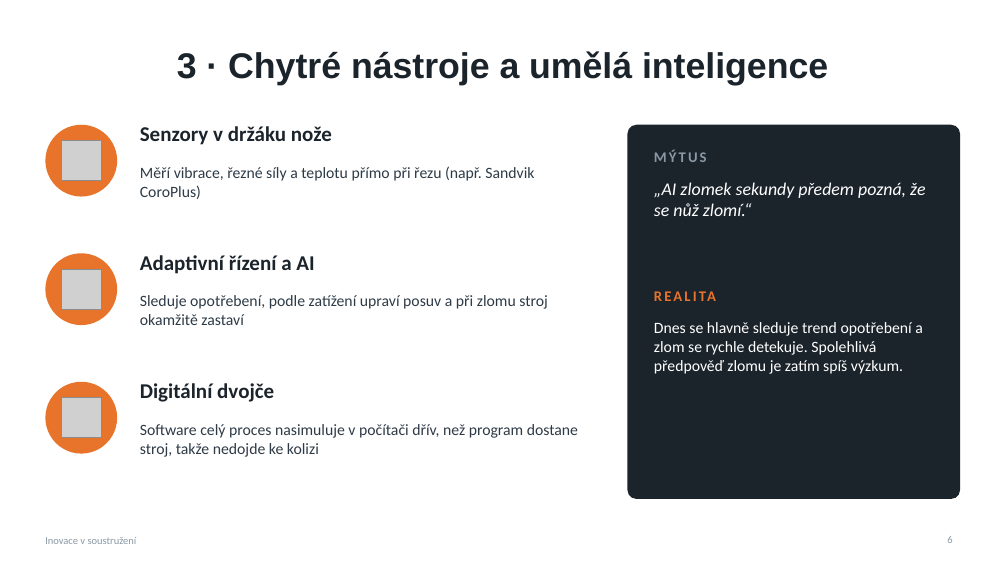
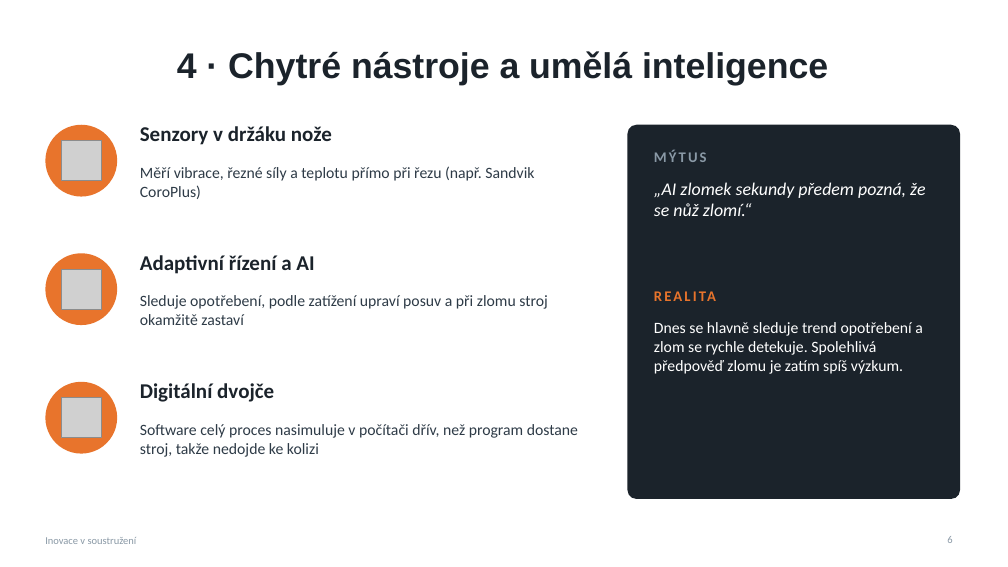
Before and after one commit to dodgeandroll/lol, a slide deck: slide 6 of Inovace_v_soustruzeni.pptx. Drawn at 1008x567 pixels with LibreOffice and Linux fonts; fonts in the diff are those of the drawing; grey boxes stand for pictures. Boxes give left, top, right and bottom in pixels: in the first picture for what was removed or moved away, otherwise in the second. Text is boxed around its words. In the diff, an @@ line names an element or a change of style, - is before the commit and + after.

```diff
--- a/Inovace_v_soustruzeni.pptx
+++ b/Inovace_v_soustruzeni.pptx
@@ title at [177, 51, 828, 85]: text changed @@
-3 · Chytré nástroje a umělá inteligence
+4 · Chytré nástroje a umělá inteligence
```
Also in this commit, not shown: 3 other slides changed, 2 slides added, 2 slides removed.
